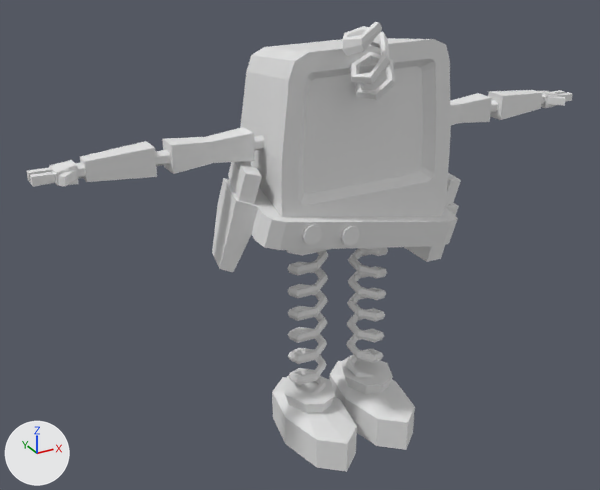
Renders of the FBX model Assets/Game/Meshes/robot_block.fbx from each side of a commit.
Rendered twice from a camera (50 mm lens) standing at (-4.43, -7.16, 5.93) and looking at (-0.43, 0.1, 2.3). Every picture has the same lights, and +X, +Y and +Z are marked at lower left. Where no turn or scale is listed for an object, it has been applied to the vertices.
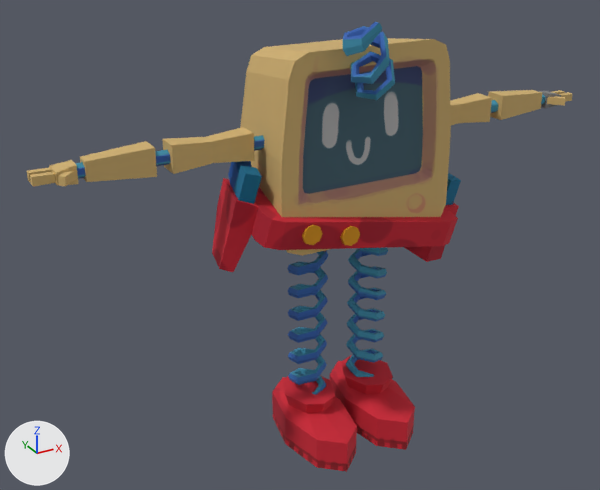
Changed parts and their boxes [x1, y1, x2, y2] in the pictures (600 x 490 px):
'Cube', surface changed: [27, 22, 572, 472] in both

Diff of the bpy script that builds the scene:
```diff
--- a/Assets/Game/Meshes/robot_block.fbx.py
+++ b/Assets/Game/Meshes/robot_block.fbx.py
@@ img_enemy_03_png @@
+img_enemy_03_png = load_image('Enemy_03.png', '../Textures/Enemy_03.png', 2048, 2048, 'sRGB')
@@ mat_material_001 @@
 mat_material_001 = principled_material('Material.001')
-mat_material_001.base_color = (0.8, 0.8, 0.8)  # white #e7e7e7
+mat_material_001.texture = img_enemy_03_png
+mat_material_001.roughness = 0.859
@@ me_mesh @@
 me_mesh.from_pydata(...)  # 1368 vertices, 1342 faces; spans x -3.18..3.18, y -0.99..0.8, z -0.05..4.79
 # used by ob_cube; location = (0.0, 0.0, 0.0)
+# me_mesh part 1: texture (UV) coordinates of 1342 of 1342 faces, centred in x -3.18..3.18, y -0.98..0.77, z -0.05..4.78, changed; they spanned u 0.0..1.0, v 0.0..1.0 and now span u 0.0..0.99, v 0.0..1.0
 me_mesh.materials.append(mat_material_001)
```
